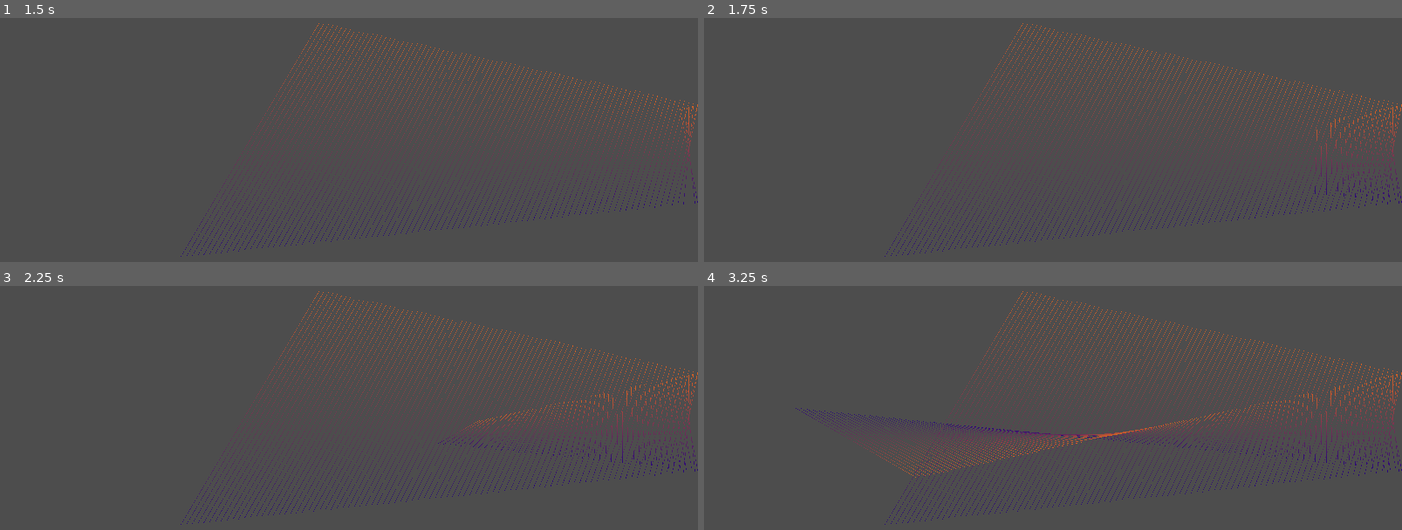
Above: before the commit, frames 1-4 (two rows, left to right).
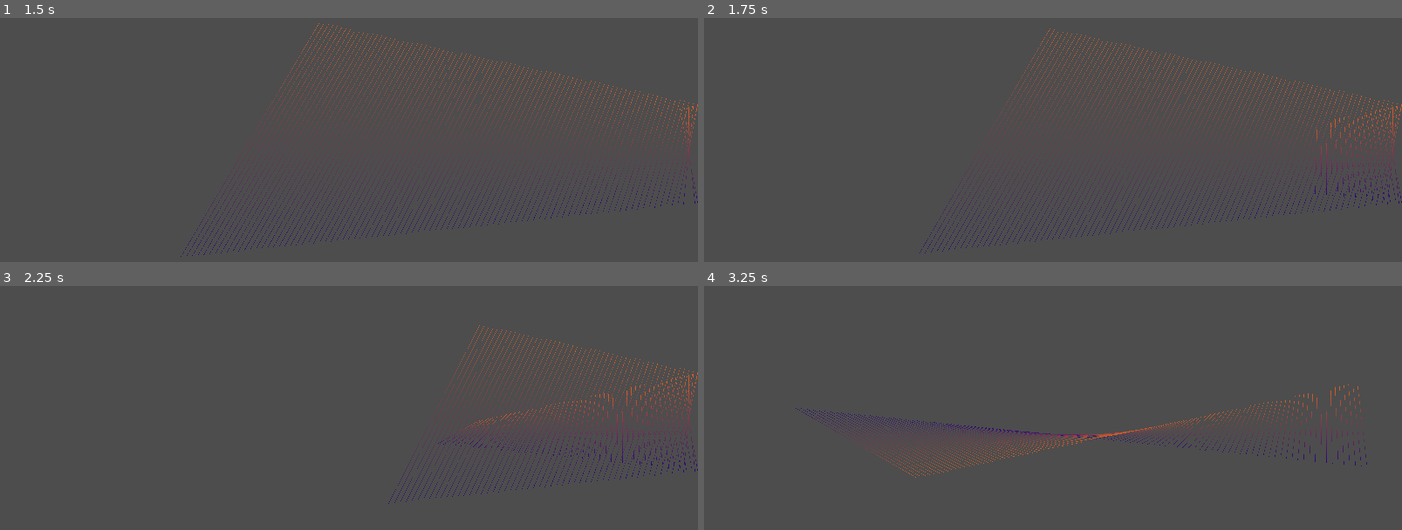
Above: after the commit, the same moments.

Repository: kasworld/gd4line2d
Game: Godot game, scene res://main.tscn
Same seed, same stepped clock (60 frames per second), same inputs: the game is played once before the commit and once after it.
Inputs:
- Up to frame 1 (1.5 s): tap Enter at 0.5 s
- Up to frame 2 (1.75 s): no input
- Up to frame 3 (2.25 s): no input
- Up to frame 4 (3.25 s): no input

Frame 1 is identical in both runs. In frame 2, 0.3% of the frame differs, in the area x 25-90%, y 2-98%; in frame 3, 1.8%; in frame 4, 3.5%, in the area x 25-100%, y 2-98%.

Commit message:
multi moveline

Diff:
--- a/main.gd
+++ b/main.gd
@@ -2,11 +2,24 @@
 
 var line_scene = preload("res://move_line2d/move_line_2d.tscn")
 
-var mv_ln :Node2D
+const mv_ln_count = 1
+var mv_ln_list :Array
 func _ready() -> void:
-	mv_ln = line_scene.instantiate()
-	mv_ln.init(200,2)
-	add_child(mv_ln)
+	for i in mv_ln_count:
+		make_mv_ln()
+
+func make_mv_ln():
+	var mvln = line_scene.instantiate()
+	mvln.init(100,2)
+	add_child(mvln)
+	mv_ln_list.append(mvln)
 
 func _process(delta: float) -> void:
-	mv_ln.move(delta)
+	for o in mv_ln_list:
+		o.move(delta)
+
+# esc to exit
+func _unhandled_input(event: InputEvent) -> void:
+	if event is InputEventKey and event.pressed:
+		if event.keycode == KEY_ESCAPE:
+			get_tree().quit()
--- a/move_line2d/move_line_2d.gd
+++ b/move_line2d/move_line_2d.gd
@@ -11,15 +11,6 @@
 	line_count = ln_count
 	point_count = pt_count
 
-func new_line(pos_list :PackedVector2Array, co_list :PackedColorArray)->Line2D:
-	var gr = Gradient.new()
-	gr.colors = co_list
-	var ln = Line2D.new()
-	ln.points = pos_list
-	ln.gradient = gr
-	ln.width = 1
-	return ln
-
 func _ready() -> void:
 	vp_size = get_viewport_rect().size
 	velocity_list = make_vel_list(point_count, vp_size)
@@ -29,6 +20,15 @@
 		var ln = new_line(pos_list, co_list)
 		add_child(ln)
 		line_list.append(ln)
+
+func new_line(pos_list :PackedVector2Array, co_list :PackedColorArray)->Line2D:
+	var gr = Gradient.new()
+	gr.colors = co_list
+	var ln = Line2D.new()
+	ln.points = pos_list
+	ln.gradient = gr
+	ln.width = 1
+	return ln
 
 func move(delta :float)->void:
 	var old_line = line_list[line_cursor%line_count]
